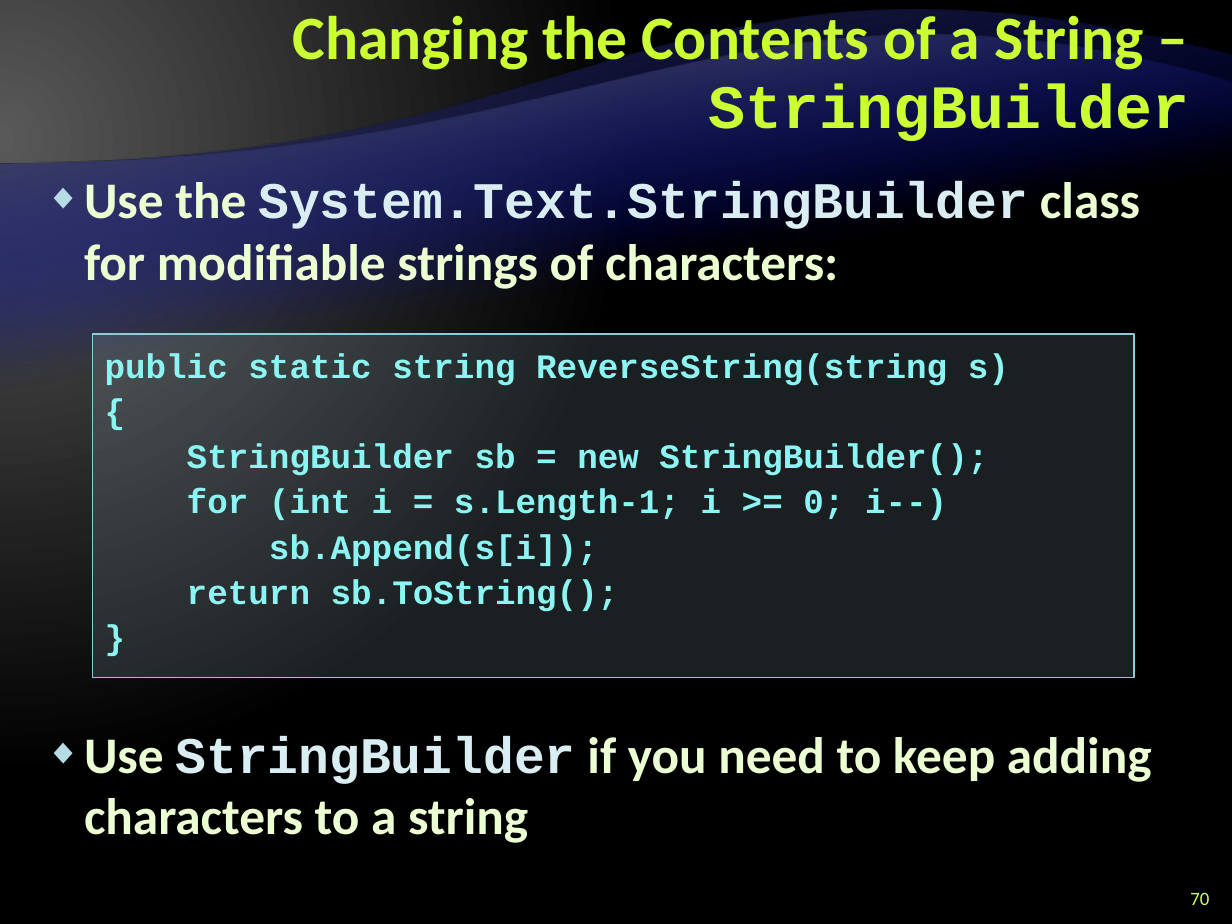
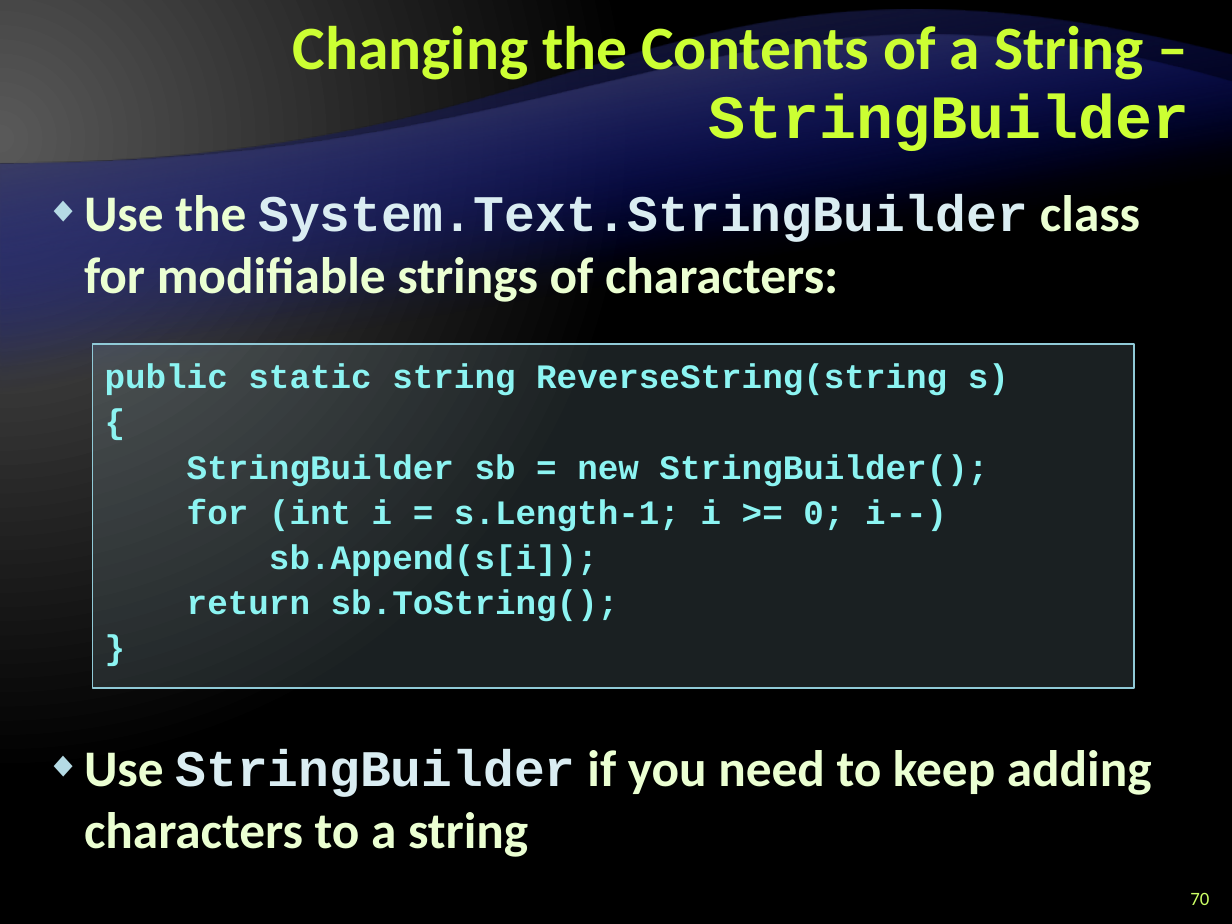
Before and after one commit to Graveheart/aspnetcourse, a slide deck: slide 70 of lectures/3. CSharp Language Overview - Part II.pptx. Drawn at 1232x924 pixels with LibreOffice and Linux fonts; fonts in the diff are those of the drawing; background and template pictures are left out. Boxes give left, top, right and bottom in pixels: in the first picture for what was removed or moved away, otherwise in the second. Text is boxed around its words. In the diff, an @@ line names an element or a change of style, - is before the commit and + after.

```diff
--- a/lectures/3. CSharp Language Overview - Part II.pptx
+++ b/lectures/3. CSharp Language Overview - Part II.pptx
@@ title "Changing the Contents of a ...": place and size @@
-title "Changing the Contents of a ..." at (293,8,1188,141)
+title "Changing the Contents of a ..." at (293,18,1188,151)
@@ text "Use the System.Text.StringBuilder class for ...": place and size @@
-text "Use the System.Text.StringBuilder class for ..." at (84,181,1152,843)
+text "Use the System.Text.StringBuilder class for ..." at (84,194,1152,857)
@@ rectangle "public static string ReverseString(string s)": place and size @@
-rectangle "public static string ReverseString(string s)" at (92,334,1133,678)
+rectangle "public static string ReverseString(string s)" at (92,345,1133,689)
```
Also in this commit, not shown: 26 other slides changed.
